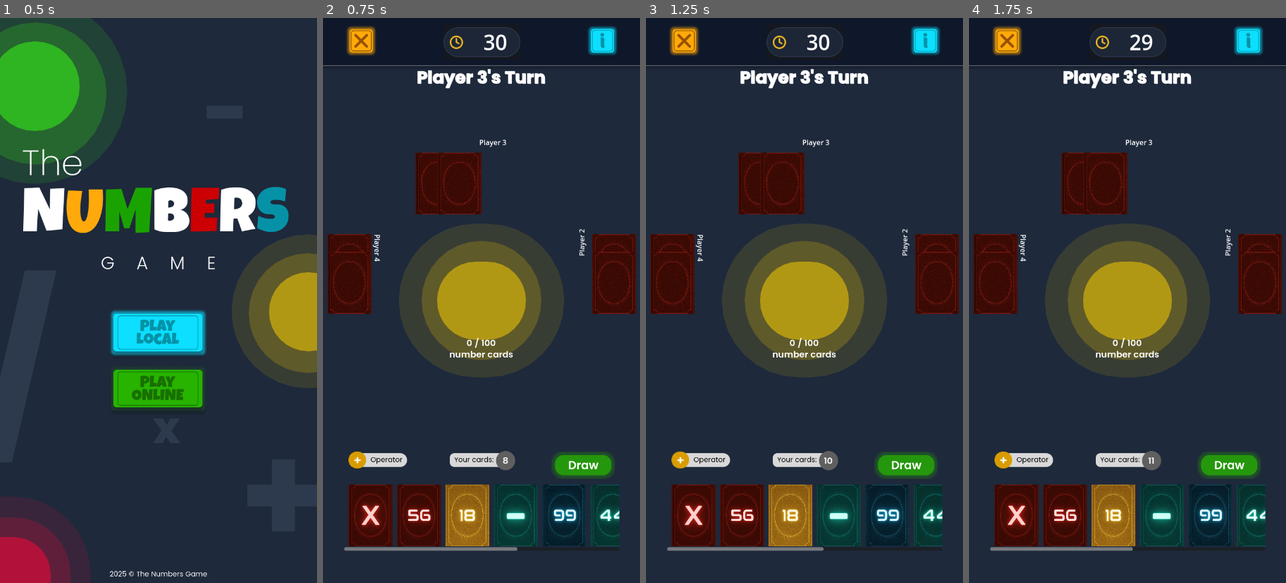
Above: before the commit, frames 1-4 (left to right).
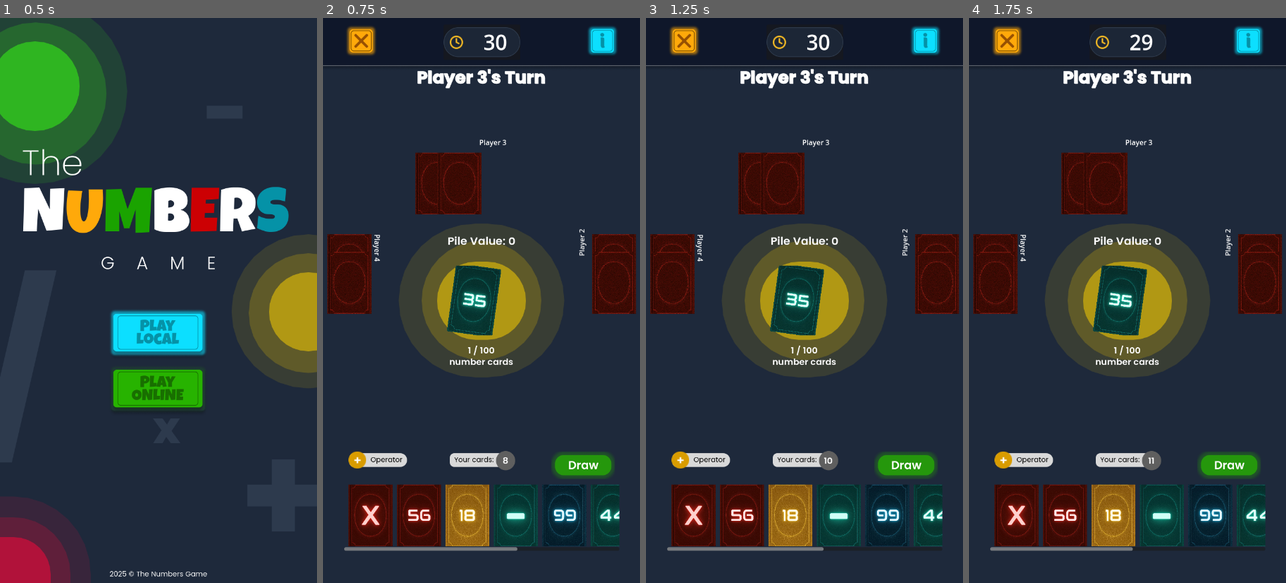
Above: after the commit, the same moments.

Repository: MannLester/TheNumbersGame
Game: Godot game, scene res://scenes/authentication_page/authentication_page.tscn
Same seed, same stepped clock (60 frames per second), same inputs: the game is played once before the commit and once after it.
Inputs (mouse positions are in pixels of both pictures, inside the frame that each line leads up to):
- Up to frame 1 (0.5 s): no input
- Up to frame 2 (0.75 s): click (481, 334) at 0.5 s
- Up to frame 3 (1.25 s): no input
- Up to frame 4 (1.75 s): click (1228, 464) at 1.25 s

Frame 1 is identical in both runs. In frame 2, 2.2% of the frame differs, in the area x 39-61%, y 38-62%; in frame 3, 2.2%; in frame 4, 2.2%.

Commit message:
Random Initial Card on the Pile

Diff:
--- a/scenes/game_area_page/pile_cards.tscn
+++ b/scenes/game_area_page/pile_cards.tscn
@@ -92,13 +92,22 @@
 anchor_top = 0.5
 anchor_right = 0.5
 anchor_bottom = 0.5
-offset_left = -75.0
-offset_top = -110.0
-offset_right = 75.0
-offset_bottom = 110.0
+offset_left = -77.0
+offset_top = -183.0
+offset_right = 77.0
+offset_bottom = 153.0
 grow_horizontal = 2
 grow_vertical = 2
 theme_override_constants/separation = -2
+
+[node name="Label3" type="Label" parent="VBoxContainer"]
+layout_mode = 2
+size_flags_horizontal = 4
+theme_override_fonts/font = ExtResource("2_8sap2")
+theme_override_font_sizes/font_size = 25
+text = "Pile Value: 0"
+horizontal_alignment = 1
+vertical_alignment = 1
 
 [node name="Control" type="Control" parent="VBoxContainer"]
 custom_minimum_size = Vector2(150, 220)
--- a/scripts/component_scripts/card_node.gd
+++ b/scripts/component_scripts/card_node.gd
@@ -20,6 +20,9 @@
 var drag_offset := Vector2.ZERO
 var original_parent = null
 var original_position := Vector2.ZERO
+var original_index := -1  # Track original position in parent container
+var original_sibling_before = null  # Track the card that was before this one
+var original_sibling_after = null   # Track the card that was after this one
 var is_in_pile := false  # Track if card is in pile and should be immovable
 
 # Signals for the player hand to listen to
@@ -74,9 +77,28 @@
 	original_parent = get_parent()
 	original_position = position
 
+	# Store the original index position in the parent container
+	if original_parent:
+		original_index = get_index()
+
+		# Store sibling references for more reliable positioning
+		var current_index = get_index()
+		if current_index > 0:
+			original_sibling_before = original_parent.get_child(current_index - 1)
+		else:
+			original_sibling_before = null
+
+		if current_index < original_parent.get_child_count() - 1:
+			original_sibling_after = original_parent.get_child(current_index + 1)
+		else:
+			original_sibling_after = null
+
 	print("Starting drag - Immediate parent: ", original_parent.name if original_parent else "none")
 	print("Starting drag - Parent path: ", original_parent.get_path() if original_parent else "none")
 	print("Starting drag - Original position: ", original_position)
+	print("Starting drag - Original index: ", original_index)
+	print("Starting drag - Sibling before: ", original_sibling_before.get_card_id() if original_sibling_before and original_sibling_before.has_method("get_card_id") else "none")
+	print("Starting drag - Sibling after: ", original_sibling_after.get_card_id() if original_sibling_after and original_sibling_after.has_method("get_card_id") else "none")
 
 	# Move to top level for proper rendering
 	reparent(get_tree().current_scene)
@@ -147,6 +169,8 @@
 		var cards_container = player_hand.get_node_or_null("MarginContainer/VBoxContainer/MarginContainer2/ScrollContainer/MarginContainer/HBoxContainer")
 		if cards_container:
 			print("Cards container found: ", cards_container.get_path())
+			print("Current children count: ", cards_container.get_child_count())
+			print("Original index to restore: ", original_index)
 		else:
 			print("Cards container not found")
 
@@ -157,8 +181,64 @@
 			if get_parent():
 				get_parent().remove_child(self)
 
-			# Add to cards container
+			# Add to cards container at the original index position
 			cards_container.add_child(self)
+			print("=== CARD POSITIONING DEBUG ===")
+			print("Added card as child, container now has: ", cards_container.get_child_count(), " children")
+			print("Card is currently at index: ", get_index())
+			print("Original index was: ", original_index)
+			print("Sibling before valid: ", original_sibling_before != null and is_instance_valid(original_sibling_before))
+			print("Sibling after valid: ", original_sibling_after != null and is_instance_valid(original_sibling_after))
+
+			# List current children for debugging
+			print("Current children in container:")
+			for i in range(cards_container.get_child_count()):
+				var child = cards_container.get_child(i)
+				if child.has_method("get_card_id"):
+					print("  Index ", i, ": ", child.get_card_id())
+				else:
+					print("  Index ", i, ": ", child.name)
+
+			# Try to restore to original index
+			var target_index = -1
+
+			# Method 1: Use original index if valid
+			if original_index >= 0 and original_index < cards_container.get_child_count():
+				target_index = original_index
+				print("Method 1: Using original index ", target_index)
+			else:
+				print("Method 1: Original index ", original_index, " is invalid (0 to ", cards_container.get_child_count()-1, ")")
+
+				# Method 2: Try to position relative to siblings
+				if original_sibling_before and is_instance_valid(original_sibling_before):
+					# Find the sibling in the current container
+					for i in range(cards_container.get_child_count()):
+						if cards_container.get_child(i) == original_sibling_before:
+							target_index = i + 1
+							print("Method 2: Found sibling before at index ", i, ", positioning after at ", target_index)
+							break
+					if target_index == -1:
+						print("Method 2: Sibling before not found in container")
+
+				# Method 3: Try sibling after
+				if target_index == -1 and original_sibling_after and is_instance_valid(original_sibling_after):
+					for i in range(cards_container.get_child_count()):
+						if cards_container.get_child(i) == original_sibling_after:
+							target_index = i
+							print("Method 3: Found sibling after at index ", i, ", positioning before at ", target_index)
+							break
+					if target_index == -1:
+						print("Method 3: Sibling after not found in container")
+
+			# Move to target index if valid
+			if target_index >= 0 and target_index < cards_container.get_child_count():
+				print("Moving card from index ", get_index(), " to target index: ", target_index)
+				cards_container.move_child(self, target_index)
+				print("Card successfully moved to index: ", get_index())
+			else:
+				print("No valid target index found (", target_index, "), card stays at end (index ", get_index(), ")")
+
+			print("=== END POSITIONING DEBUG ===")
 
 			# Reset transform properties
 			position = Vector2.ZERO
@@ -191,8 +271,15 @@
 		if get_parent():
 			get_parent().remove_child(self)
 
-		# Return to original parent
-		original_parent.add_child(self)
+		# Return to original parent at original index if possible
+		if original_index >= 0 and original_index < original_parent.get_child_count():
+			original_parent.add_child(self)
+			original_parent.move_child(self, original_index)
+			print("Restored to original parent at index: ", original_index)
+		else:
+			original_parent.add_child(self)
+			print("Restored to original parent at end (index was invalid)")
+
 		position = original_position
 		rotation = 0.0
 		scale = Vector2.ONE
--- a/scripts/game_area_scripts/pile_cards.gd
+++ b/scripts/game_area_scripts/pile_cards.gd
@@ -8,6 +8,24 @@
 func _ready() -> void:
 	# Make pile cards responsive while maintaining design
 	setup_responsive_layout()
+
+func initialize_pile_with_starting_card():
+	# Draw one random card from CardManager to start the pile (like UNO)
+	if CardManager:
+		var starting_card = CardManager.draw_starting_pile_card()
+		if starting_card != "":
+			print("=== INITIALIZING PILE WITH STARTING CARD ===")
+			print("Starting card: ", starting_card)
+
+			# Add the starting card to pile
+			add_card_to_pile(starting_card)
+
+			print("Pile initialized with starting card: ", starting_card)
+			print("===========================================")
+		else:
+			print("ERROR: Could not draw starting card for pile!")
+	else:
+		print("ERROR: CardManager not available for pile initialization!")
 
 func add_card_to_pile(card_id: String):
 	print("=== ADDING CARD TO PILE ===")
--- a/scripts/game_area_scripts/player_hand.gd
+++ b/scripts/game_area_scripts/player_hand.gd
@@ -23,6 +23,9 @@
 
 	# Setup card drag signals AFTER cards are created
 	setup_card_dragging()
+
+	# Initialize pile with starting card AFTER player cards are dealt
+	initialize_starting_pile()
 
 	# Make player hand responsive while maintaining design
 	setup_responsive_layout()
@@ -47,6 +50,20 @@
 	print("=== CARD DRAGGING SETUP COMPLETE ===")
 	print("")
 
+func initialize_starting_pile():
+	print("=== INITIALIZING STARTING PILE ===")
+	# Find the pile cards to initialize it with a starting card
+	var pile_cards = get_tree().get_first_node_in_group("pile_cards")
+	if pile_cards and pile_cards.has_method("initialize_pile_with_starting_card"):
+		# Wait a frame to ensure everything is ready
+		await get_tree().process_frame
+		pile_cards.initialize_pile_with_starting_card()
+		print("Starting pile initialization requested")
+	else:
+		print("ERROR: Could not find pile cards or initialization method")
+	print("=== STARTING PILE INITIALIZATION COMPLETE ===")
+	print("")
+
 func setup_initial_cards():
 	# Remove existing placeholder cards
 	var cards_container = $MarginContainer/VBoxContainer/MarginContainer2/ScrollContainer/MarginContainer/HBoxContainer
--- a/scripts/global_scripts/card_manager.gd
+++ b/scripts/global_scripts/card_manager.gd
@@ -143,6 +143,18 @@
 		"total_cards": available_cards.size() + used_cards.size()
 	}
 
+func draw_starting_pile_card() -> String:
+	# Draw one random card to start the pile (like UNO)
+	if available_cards.size() > 0:
+		var card_id = available_cards.pop_front()
+		used_cards.append(card_id)
+		print("Drew starting pile card: ", card_id)
+		print("Remaining cards in deck: ", available_cards.size())
+		return card_id
+	else:
+		print("Warning: No cards available for starting pile!")
+		return ""
+
 func reset_deck():
 	# Reset the entire deck (useful for new games)
 	initialize_deck()
